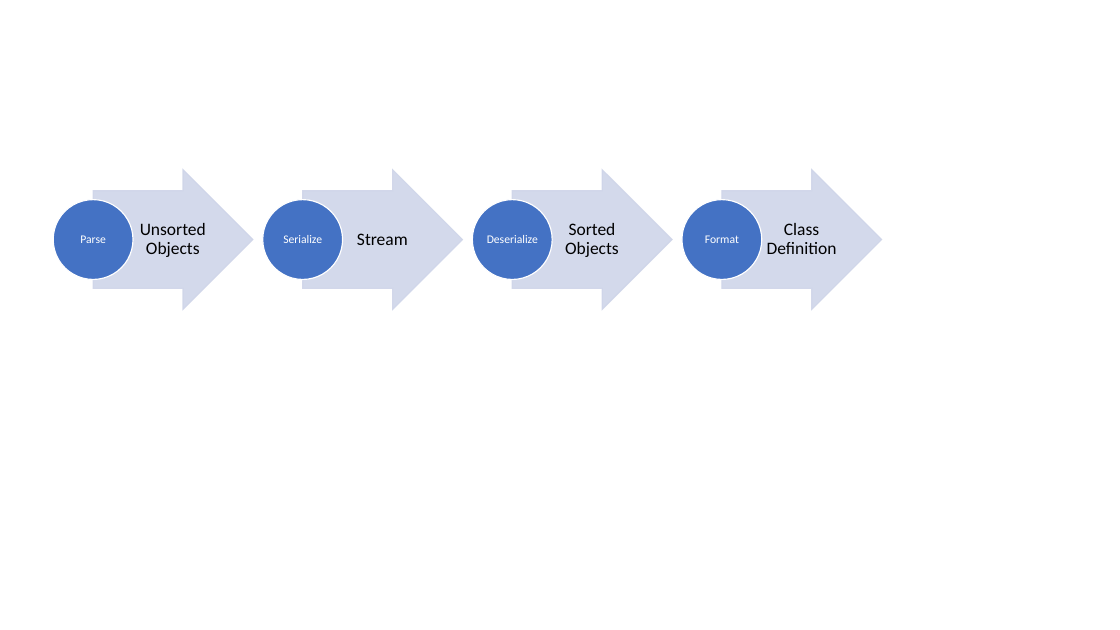
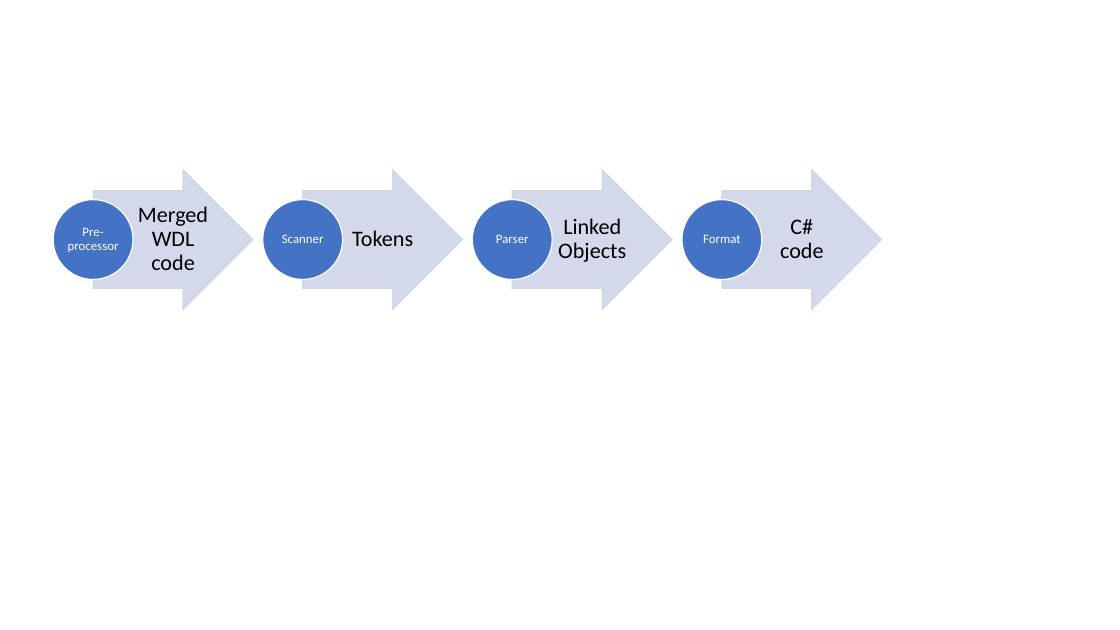
Before and after one commit to firoball/WDL2CS, a slide deck: slide 2 of process.pptx. Drawn at 1120x630 pixels with LibreOffice and Linux fonts; fonts in the diff are those of the drawing. Boxes give left, top, right and bottom in pixels: in the first picture for what was removed or moved away, otherwise in the second. Text is boxed around its words. In the diff, an @@ line names an element or a change of style, - is before the commit and + after.

Commit message:
Switch from serialization to linked nodes (perf boost)

```diff
--- a/process.pptx
+++ b/process.pptx
@@ text at [138, 206, 208, 270]: text changed; size 15 to 19 pt @@
-Unsorted Objects
+Merged WDL code
@@ text at [68, 227, 119, 252]: text changed; size 10 to 11 pt @@
-Parse
+Pre-processor
@@ text at [282, 234, 324, 243]: text changed; size 10 to 11 pt @@
-Serialize
+Scanner
@@ text at [352, 230, 413, 246]: text changed; size 15 to 19 pt @@
-Stream
+Tokens
@@ text at [496, 234, 529, 243]: text changed; size 10 to 11 pt @@
-Deserialize
+Parser
@@ text at [558, 218, 626, 262]: text changed; size 15 to 19 pt @@
-Sorted Objects
+Linked Objects
@@ text "Format" at [703, 234, 741, 243]: size 10 to 11 pt @@
@@ text at [780, 219, 823, 258]: text changed; size 15 to 19 pt @@
-Class Definition
+C# code
```
Also in this commit, not shown: 1 other slide changed, 25 other files.
